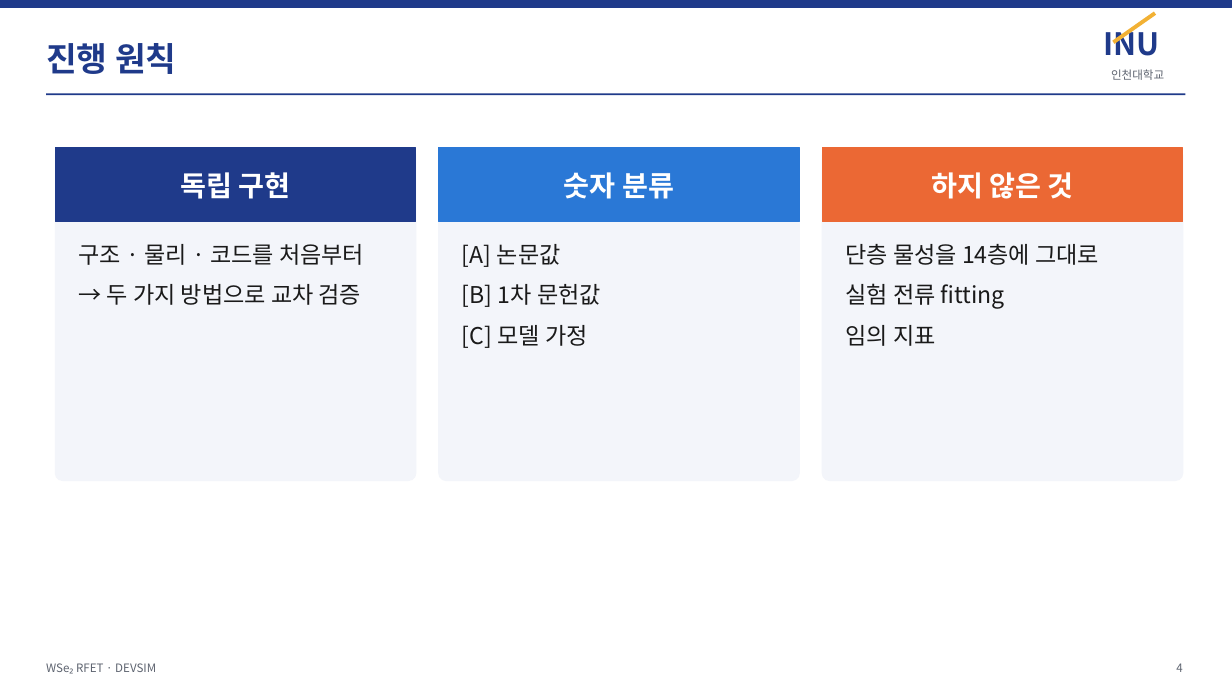
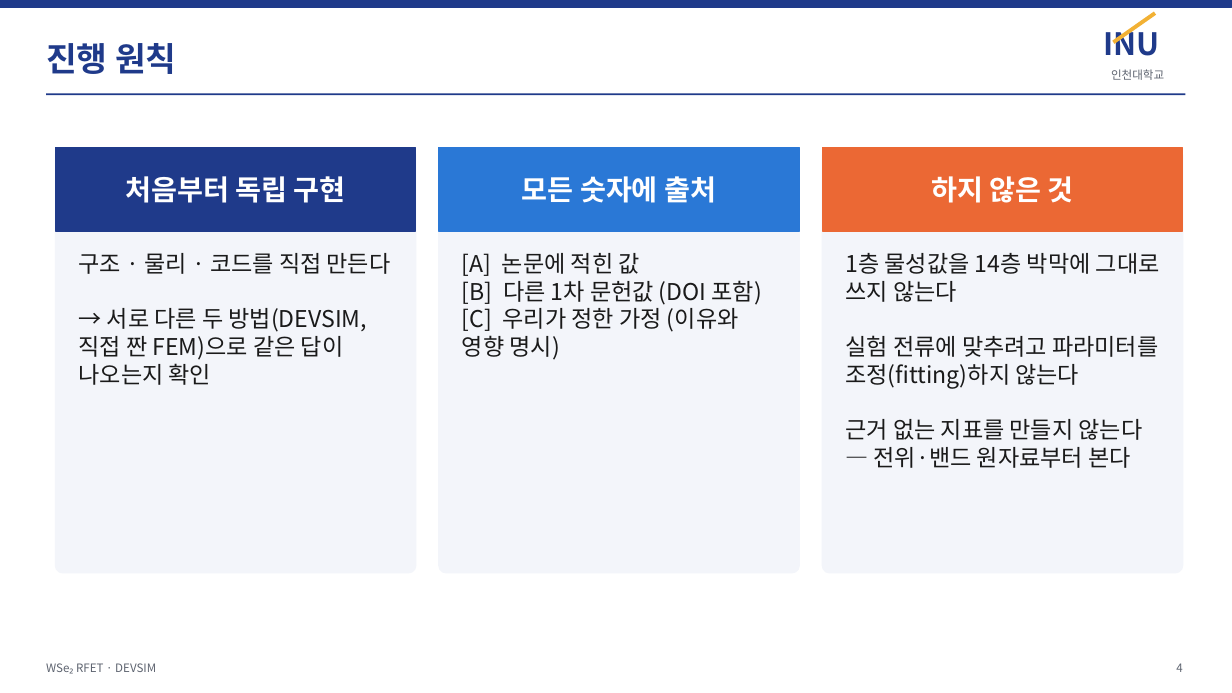
Before and after one commit to jiseonyang-9070/rfet, a slide deck: slide 4 of slides/RFET_progress_INU.pptx. Drawn at 1232x693 pixels with LibreOffice and Linux fonts; fonts in the diff are those of the drawing. Boxes give left, top, right and bottom in pixels: in the first picture for what was removed or moved away, otherwise in the second. Text is boxed around its words. In the diff, an @@ line names an element or a change of style, - is before the commit and + after.

```diff
--- a/slides/RFET_progress_INU.pptx
+++ b/slides/RFET_progress_INU.pptx
@@ rectangle: place and size @@
-rectangle at [55,148,416,222]
+rectangle at [55,148,416,231]
@@ rounded rectangle: place and size @@
-rounded rectangle at [55,148,416,481]
+rounded rectangle at [55,148,416,573]
@@ rectangle: place and size @@
-rectangle at [439,148,799,222]
+rectangle at [439,148,799,231]
@@ rounded rectangle: place and size @@
-rounded rectangle at [439,148,799,481]
+rounded rectangle at [439,148,799,573]
@@ text "하지 않은 것": place and size @@
-text "하지 않은 것" at [931,172,1074,199]
+text "하지 않은 것" at [931,176,1074,203]
@@ rectangle: place and size @@
-rectangle at [823,148,1183,222]
+rectangle at [823,148,1183,231]
@@ proportions changed in 3 elements at [55,148,416,573], [439,148,799,573], [823,148,1183,573] @@
@@ rounded rectangle: place and size @@
-rounded rectangle at [823,148,1183,481]
+rounded rectangle at [823,148,1183,573]
@@ text at [125,176,346,203]: text changed @@
-독립 구현
+처음부터 독립 구현
@@ text at [522,176,716,203]: text changed @@
-숫자 분류
+모든 숫자에 출처
@@ text at [79,253,391,385]: text changed @@
-구조 · 물리 · 코드를 처음부터
-→ 두 가지 방법으로 교차 검증
+구조 · 물리 · 코드를 직접 만든다
+→ 서로 다른 두 방법(DEVSIM, 직접 짠 FEM)으로 같은 답이 나오는지 확인
@@ text at [462,253,762,360]: text changed @@
-[A] 논문값
-[B] 1차 문헌값
-[C] 모델 가정
+[A] 논문에 적힌 값
+[B] 다른 1차 문헌값 (DOI 포함)
+[C] 우리가 정한 가정 (이유와 영향 명시)
@@ text at [845,253,1160,468]: text changed @@
-단층 물성을 14층에 그대로
-실험 전류 fitting
-임의 지표
+1층 물성값을 14층 박막에 그대로 쓰지 않는다
+실험 전류에 맞추려고 파라미터를 조정(fitting)하지 않는다
+근거 없는 지표를 만들지 않는다 — 전위·밴드 원자료부터 본다
```
Also in this commit, not shown: 1 other slide changed, 1 other file.
